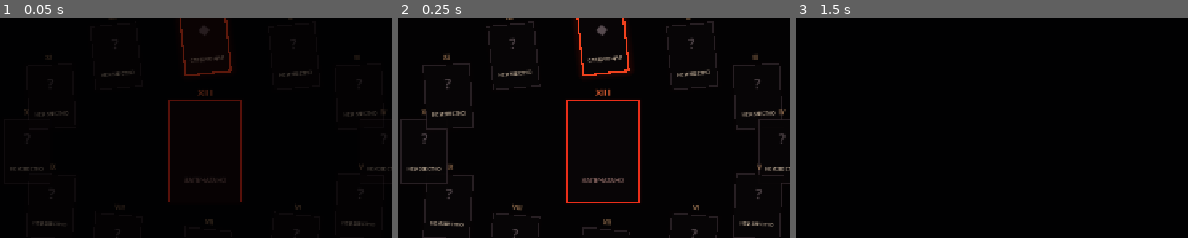
Above: before the commit, frames 1-3 (left to right).
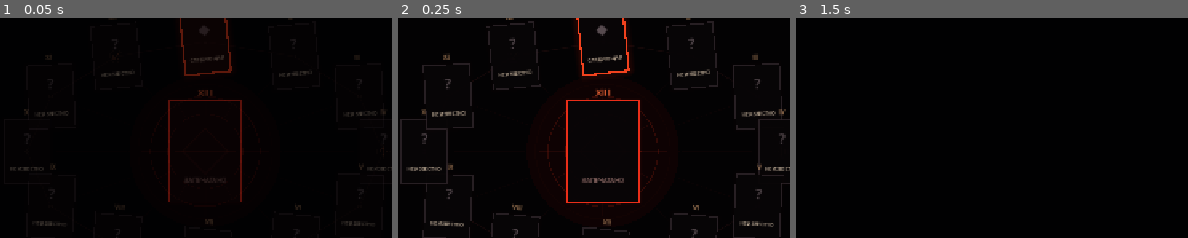
Above: after the commit, the same moments.

Repository: zampolit73/Misdeal
Game: Godot game, scene res://scenes/table/fate_spread_overlay.tscn
Two runs of this game, one before a commit and one after it. Both use one fixed random seed, a clock stepped at 60 frames per second and the inputs below. This scene is started directly instead of the project's main scene.
Inputs (mouse positions are % of the whole screen's width and height, from its top left):
- Up to frame 1 (0.05 s): no input
- Up to frame 2 (0.25 s): no input
- Up to frame 3 (1.5 s): click "ЗАКРЫТЬ [R]" at 0.5 s; tap Enter at 1.25, 1.35 s; move the mouse to (72, 45) at 1.27 s; click (72, 45) at 1.42 s
The pictures show only the part of the screen within x 23-73%, y 28-78%; the shares and areas given below are measured in that part.

The runs differ from the first frame. In frame 1, less than 0.1% of the frame differs, in the area x 38-98%, y 48-74%; in frame 2, 0.4%, in the area x 35-69%, y 35-86%; in frame 3, nothing differs.

Commit message:
Add occult seal beneath Fate Spread ring

Diff:
--- a/scenes/table/fate_spread_overlay.tscn
+++ b/scenes/table/fate_spread_overlay.tscn
@@ -1,6 +1,7 @@
-[gd_scene load_steps=7 format=3]
+[gd_scene load_steps=8 format=3]
 
 [ext_resource type="Script" path="res://scripts/table/fate_spread_overlay.gd" id="1_script"]
+[ext_resource type="Script" path="res://scripts/table/fate_spread_seal_visual.gd" id="2_seal"]
 
 [sub_resource type="StyleBoxFlat" id="OuterPanel"]
 bg_color = Color(0.012, 0.007, 0.012, 0.985)
@@ -245,6 +246,16 @@
 offset_bottom = 652.0
 mouse_filter = 2
 
+[node name="SealVisual" type="Control" parent="Frame/SpreadArea"]
+layout_mode = 1
+anchors_preset = 15
+anchor_right = 1.0
+anchor_bottom = 1.0
+grow_horizontal = 2
+grow_vertical = 2
+mouse_filter = 2
+script = ExtResource("2_seal")
+
 [node name="Close" type="Button" parent="Frame"]
 offset_left = 1082.0
 offset_top = 18.0
